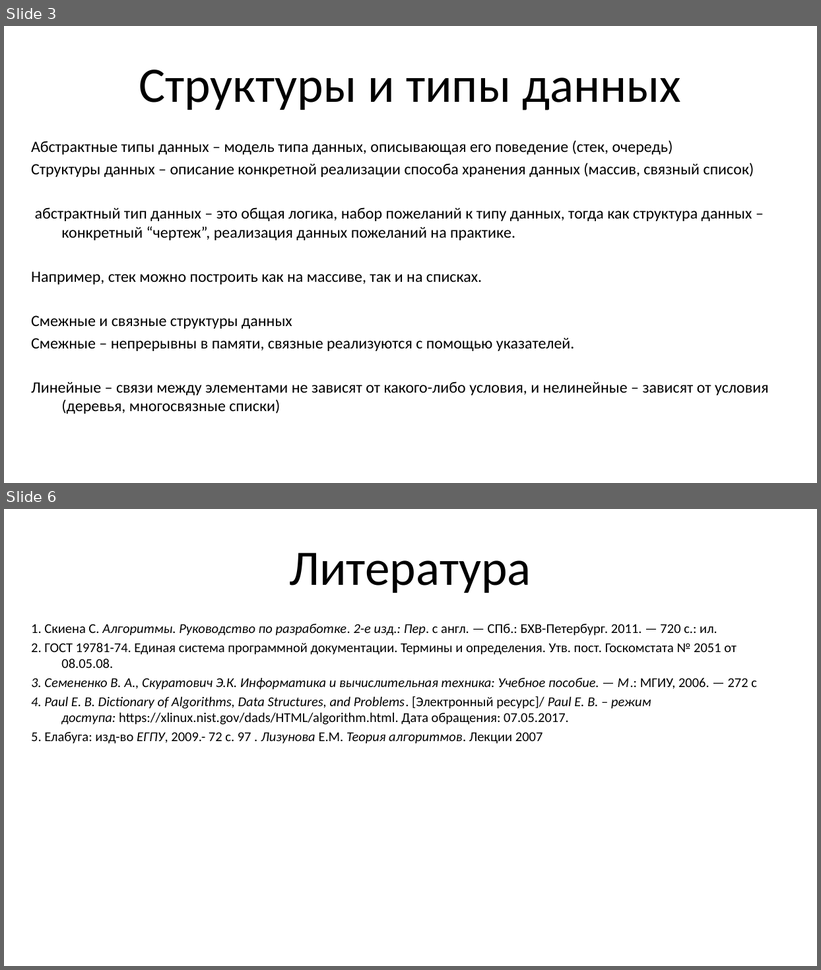
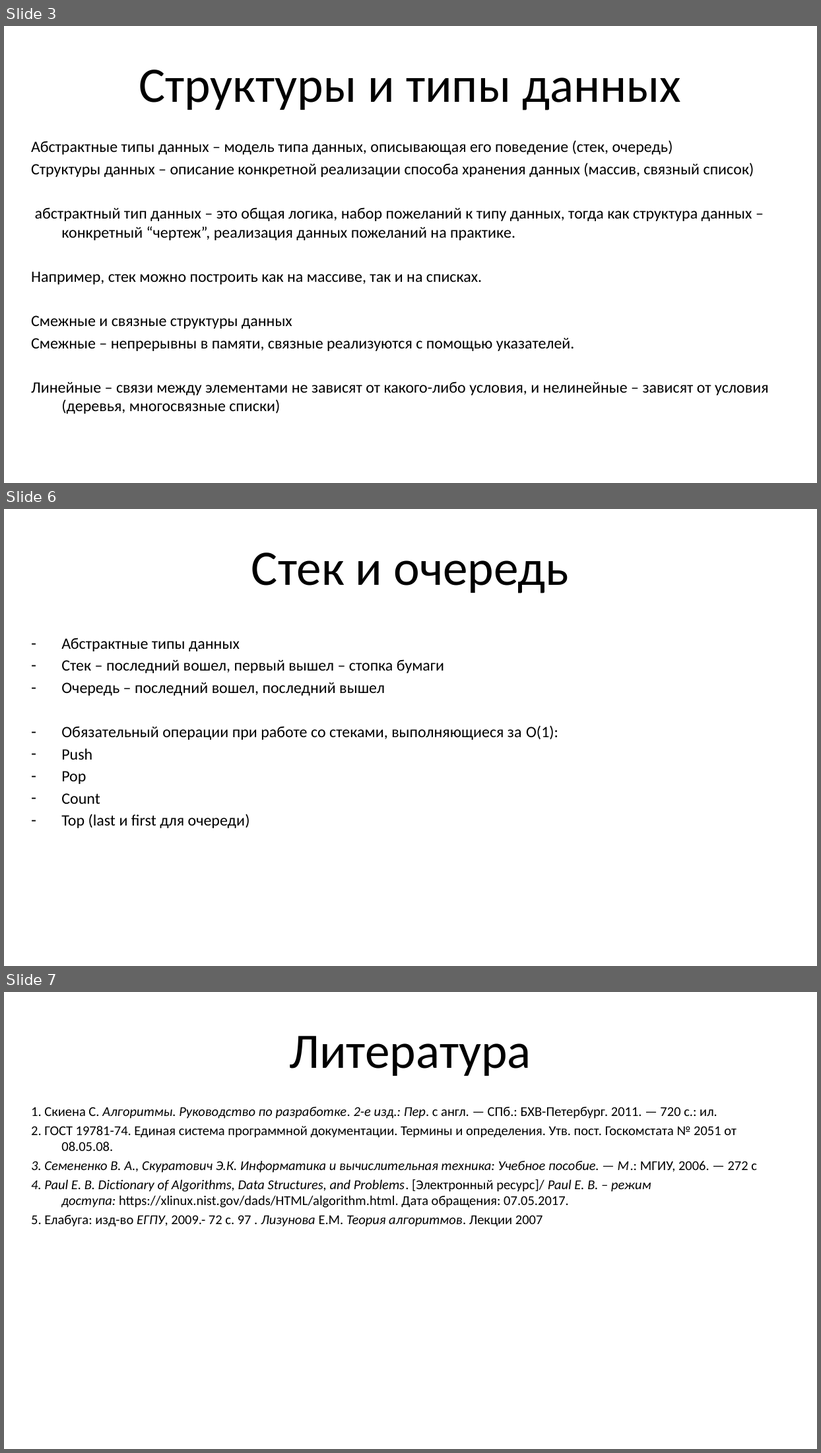
Before and after one commit to littmir/algorithms-presentation, a slide deck: algorithms-presentation.pptx. Shown one above the other, each under a label of ours: slides 3 and 6 before the commit, slides 3, 6 and 7 after it; the slides between them are not shown. The pictures are 821x970 and 821x1453 pixels, drawn with LibreOffice and Linux fonts; fonts in the diff are those of the drawing. Boxes give left, top, right and bottom in pixels: in the first picture for what was removed or moved away, otherwise in the second. Text is boxed around its words. In the diff, an @@ line names an element or a change of style, - is before the commit and + after.

```diff
--- a/algorithms-presentation.pptx
+++ b/algorithms-presentation.pptx
@@ slide 6 added at (x1=4, y1=509, x2=817, y2=966), background #FFFFFF @@
@@ title added at (x1=252, y1=553, x2=570, y2=593), 44 pt, text #000000 @@
+Стек и очередь
@@ text added at (x1=61, y1=638, x2=558, y2=828), 14 pt, text #000000 @@
+– Абстрактные типы данных
+– Стек – последний вошел, первый вышел – стопка бумаги
+– Очередь – последний вошел, последний вышел
+– Обязательный операции при работе со стеками, выполняющиеся за O(1):
+– Push
+– Pop
+– Count
+– Top (last и first для очереди)
@@ what was slide 6 is now slide 7 @@
```
Also in this commit, not shown: 1 slide changed, 1 other slide added, 1 slide removed.
